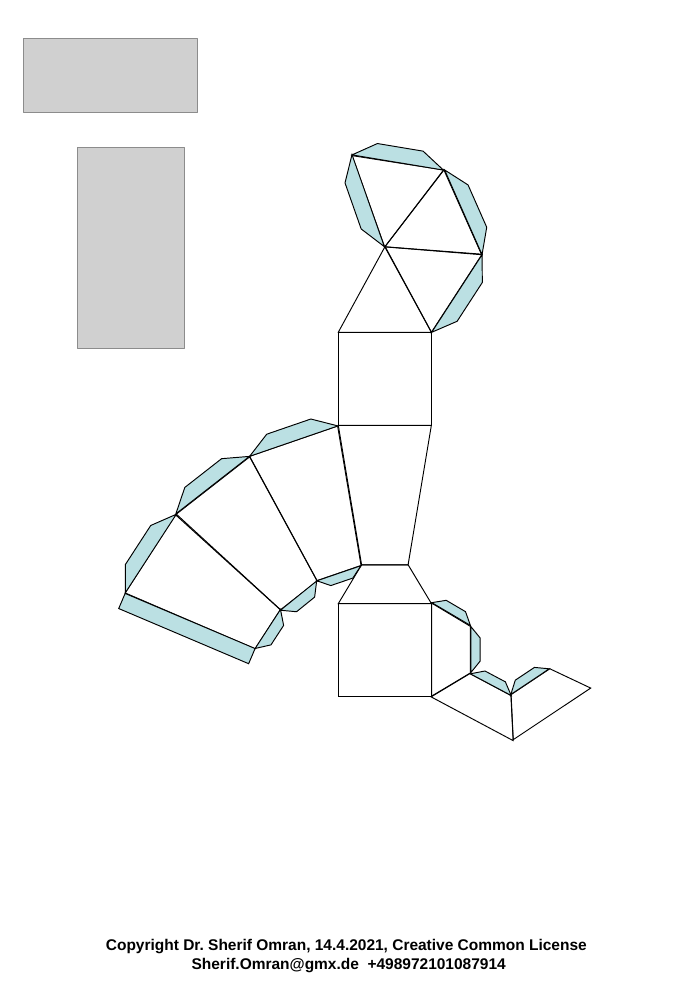
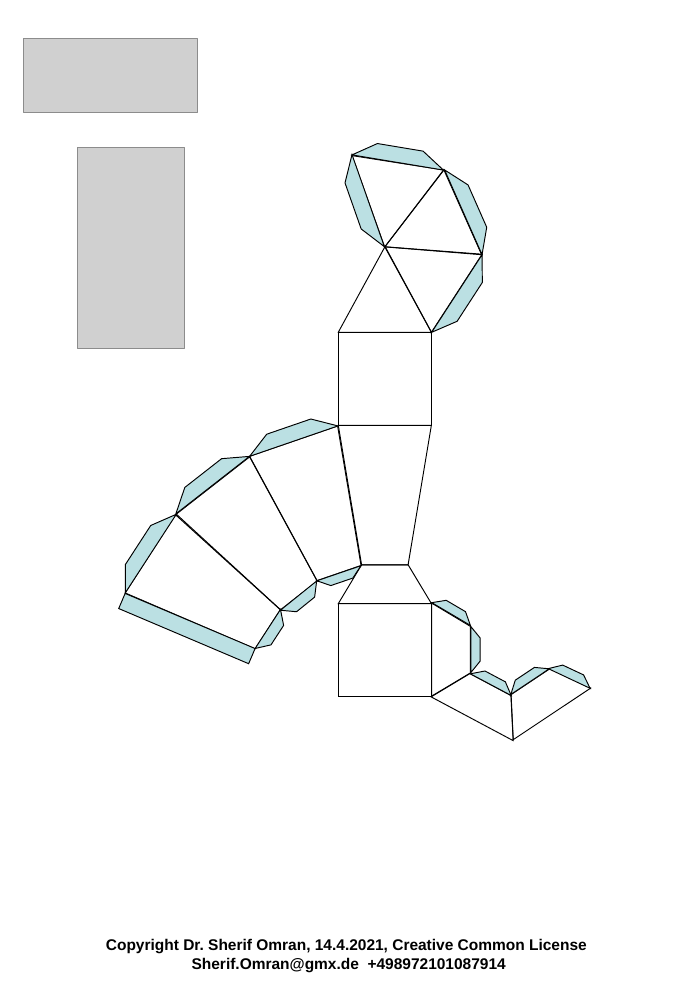
Before and after one commit to ehrenmann1977/Create_fanos_ramadan, a slide deck: slide 1 of fanos.ppt. Drawn at 698x1008 pixels with LibreOffice and Linux fonts; fonts in the diff are those of the drawing; grey boxes stand for pictures. Boxes give left, top, right and bottom in pixels: in the first picture for what was removed or moved away, otherwise in the second. Text is boxed around its words. In the diff, an @@ line names an element or a change of style, - is before the commit and + after.

```diff
--- a/fanos.ppt
+++ b/fanos.ppt
@@ freeform shape added at bbox=[548, 661, 594, 689], fill #BBE0E3, outline #000000 0.74 pt @@
```
Also in this commit, not shown: 1 other file.
